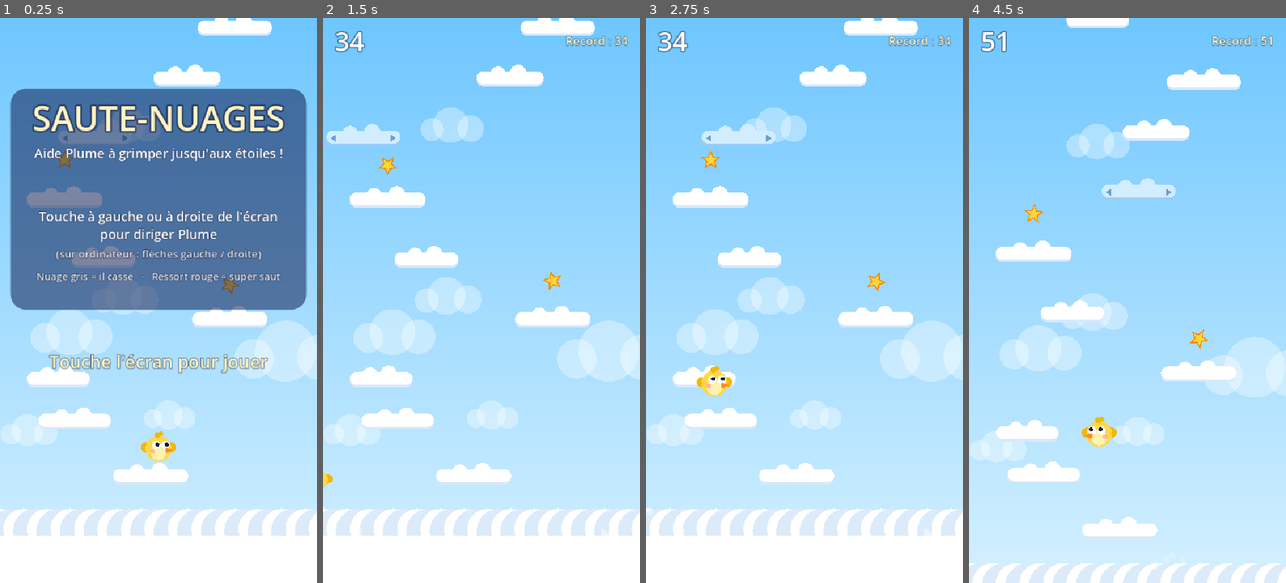
Above: before the commit, frames 1-4 (left to right).
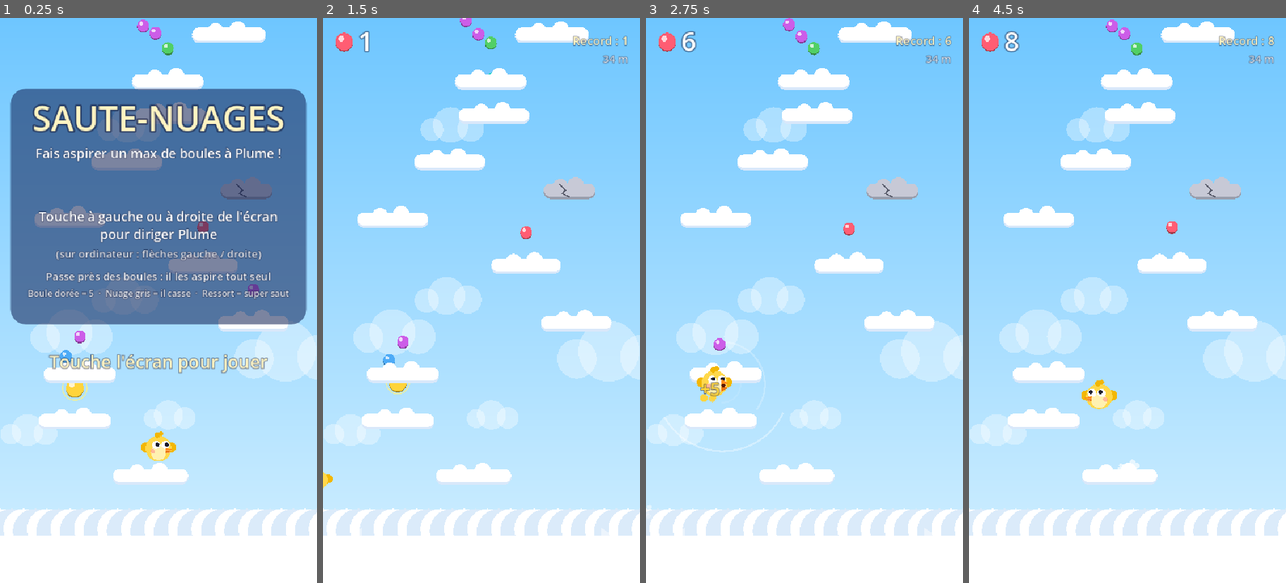
Above: after the commit, the same moments.

Repository: Ardalber/Saute-Nuages
Game: Godot game, scene res://main.tscn
The game is run twice, just before and just after one commit, with the same random seed, the same clock (stepped at 60 frames per second) and the same inputs.
Inputs (mouse positions are in pixels of both pictures, inside the frame that each line leads up to):
- Up to frame 1 (0.25 s): no input
- Up to frame 2 (1.5 s): tap Enter at 0.5, 0.6 s; move the mouse to (551, 272) at 0.52 s; hold Right 0.53-1.25 s; click (551, 272) at 0.67 s; tap Space at 0.77, 1.07 s; drag from (418, 328) to (465, 413) at 1.27 s
- Up to frame 3 (2.75 s): move the mouse to (836, 176) at 2.02 s; hold Right from 2.03 s (still down); tap Enter at 2.1 s
- Up to frame 4 (4.5 s): release Right at 2.75 s; drag from (1111, 413) to (1032, 215) at 2.77 s; move the mouse to (1222, 385) at 3.52 s; hold Left 3.53-4.25 s; tap Enter at 3.6 s; tap Space at 3.77, 4.07 s; drag from (1032, 215) to (1079, 159) at 4.27 s

The runs differ from the first frame. In frame 1, 11% of the frame differs, in the area x 3-97%, y 0-77%; in frame 2, 8.8%; in frame 3, 8.9%; in frame 4, 28%, in the area x 0-100%, y 0-100%.

Commit message:
Le but du jeu devient d'aspirer des boules
Co-Authored-By: Claude Opus 5.5 <noreply@anthropic.com>

Diff:
--- a/main.gd
+++ b/main.gd
@@ -1,7 +1,7 @@
 extends Node2D
 # SAUTE-NUAGES
-# Plume rebondit tout seul sur les nuages : on le dirige à gauche ou à droite
-# pour grimper le plus haut possible. Tout est dessiné par le code.
+# Plume rebondit tout seul sur les nuages : on le dirige à gauche ou à droite.
+# But du jeu : aspirer un maximum de boules. Tout est dessiné par le code.
 
 const W := 540.0                # largeur du jeu (la hauteur s'adapte à l'écran)
 const GRAVITY := 1900.0
@@ -12,6 +12,8 @@
 const R := 22.0                 # rayon de Plume
 const CLOUD_TOP := 16.0         # dessus du nuage par rapport à son centre
 const SAVE_PATH := "user://saute_nuages.json"
+const SUCK_R := 125.0           # portée de l'aspiration
+const BALL_COLORS := ["ff5d73", "4dabf7", "51cf66", "cc5de8", "ff922b", "22d3c5"]
 
 enum { TITLE, PLAY, OVER }
 enum { NORMAL, MOVING, FRAGILE, GROUND }
@@ -23,13 +25,16 @@
 var cam_y := 0.0
 var start_y := 0.0
 var top_y := 0.0
-var bonus := 0
+var combo := 0
+var combo_t := 0.0
+var sucking := 0.0
 var score := 0
 var best := 0
 var new_best := false
 var clouds: Array = []
-var stars: Array = []
+var balls: Array = []
 var puffs: Array = []
+var floats: Array = []
 var bg_stars: Array = []
 var bg_clouds: Array = []
 var next_y := 0.0
@@ -65,7 +70,7 @@
 func reset_game() -> void:
 	H = get_viewport_rect().size.y
 	clouds.clear()
-	stars.clear()
+	balls.clear()
 	puffs.clear()
 	cam_y = 0.0
 	start_y = H - 110.0
@@ -75,7 +80,7 @@
 	pos = Vector2(W * 0.5, start_y - CLOUD_TOP - R)
 	vel = Vector2(0.0, JUMP_V * 0.6)
 	top_y = pos.y
-	bonus = 0
+	combo = 0
 	score = 0
 	new_best = false
 	play_t = 0.0
@@ -84,7 +89,7 @@
 func start_play() -> void:
 	state = PLAY
 	play_t = 0.0
-	_sound("star")
+	_sound("spring")
 
 
 func game_over() -> void:
@@ -96,11 +101,28 @@
 		new_best = true
 		_save_best()
 	if autoplay:
-		print("PARTIE score=%d hauteur=%d" % [score, int((start_y - top_y) / 10.0)])
+		print("PARTIE boules=%d hauteur=%d" % [score, int((start_y - top_y) / 10.0)])
 
 
 func _difficulty(y: float) -> float:
 	return clampf((start_y - y) / 25000.0, 0.0, 1.0)
+
+
+func _add_balls(x: float, y: float, gap: float) -> void:
+	# Une boule, ou une petite file de boules en l'air entre deux nuages
+	var n := 1
+	var r := rng.randf()
+	if r < 0.25:
+		n = 3
+	elif r < 0.45:
+		n = 2
+	var dx := rng.randf_range(-40.0, 40.0)
+	for i in n:
+		var big := rng.randf() < 0.07
+		var bx := clampf(x + dx * i, 20.0, W - 20.0)
+		var col := Color("ffd43b") if big else Color(BALL_COLORS[rng.randi() % BALL_COLORS.size()])
+		balls.append({"x": bx, "y": y - i * minf(gap, 140.0) / n, "taken": false, "pull": false,
+			"v": 0.0, "ph": rng.randf() * TAU, "big": big, "col": col})
 
 
 func _cloud(x: float, y: float, w: float, type: int) -> Dictionary:
@@ -125,8 +147,8 @@
 			c.spring = true
 			c.spring_off = rng.randf_range(-w * 0.25, w * 0.25)
 		clouds.append(c)
-		if not c.spring and rng.randf() < 0.22:
-			stars.append({"x": x, "y": next_y - 62.0, "taken": false, "ph": rng.randf() * TAU})
+		if not c.spring and rng.randf() < 0.6:
+			_add_balls(x, next_y - 60.0, gap)
 		# Nuages fragiles en plus : ils ne cassent qu'après un rebond
 		if gap > 80.0 and rng.randf() < lerpf(0.1, 0.4, d):
 			var fw := rng.randf_range(80.0, 100.0)
@@ -161,7 +183,6 @@
 		if target < cam_y:
 			cam_y = target
 		top_y = minf(top_y, pos.y)
-		score = int((start_y - top_y) / 10.0) + bonus
 		_spawn_until(cam_y - 250.0)
 		if pos.y - cam_y > H + R * 2.0:
 			game_over()
@@ -175,6 +196,10 @@
 		p.p += p.v * delta
 		p.v *= 0.92
 	puffs = puffs.filter(func(p): return p.life > 0.0)
+	for f2 in floats:
+		f2.life -= delta
+		f2.p.y -= 60.0 * delta
+	floats = floats.filter(func(f2): return f2.life > 0.0)
 	queue_redraw()
 
 
@@ -222,13 +247,39 @@
 				_bounce(c)
 				break
 
+	combo_t -= delta
+	if combo_t <= 0.0:
+		combo = 0
+	sucking = maxf(0.0, sucking - delta * 3.0)
 	if state == PLAY:
-		for s in stars:
-			if not s.taken and pos.distance_to(Vector2(s.x, s.y)) < R + 18.0:
-				s.taken = true
-				bonus += 25
-				_sound("star")
-				_burst(Vector2(s.x, s.y), Color(1.0, 0.85, 0.25), 10)
+		# Aspiration : les boules proches filent en spirale vers le bec de Plume
+		var mouth := pos + Vector2(facing * 14.0, 2.0)
+		for b in balls:
+			if b.taken:
+				continue
+			var bp := Vector2(b.x, b.y)
+			var dist := bp.distance_to(mouth)
+			if not b.pull and dist < SUCK_R:
+				b.pull = true
+				_sound("suck")
+			if b.pull:
+				sucking = 1.0
+				b.v = minf(b.v + 2600.0 * delta, 1400.0)
+				var np := bp.move_toward(mouth, b.v * delta)
+				if np.distance_to(mouth) > 1.0:
+					np += (np - mouth).orthogonal().normalized() * minf(dist, 30.0) * 4.0 * delta
+				b.x = np.x
+				b.y = np.y
+				if np.distance_to(mouth) < 14.0:
+					b.taken = true
+					var gain := 5 if b.big else 1
+					score += gain
+					combo += 1
+					combo_t = 0.8
+					_pop(combo)
+					_burst(mouth, b.col, 6)
+					if b.big:
+						_float_text("+5", mouth, Color("ffd43b"))
 
 
 func _bounce(c: Dictionary) -> void:
@@ -249,7 +300,7 @@
 func _cleanup() -> void:
 	var limit := cam_y + H + 150.0
 	clouds = clouds.filter(func(c): return c.type == GROUND and state == TITLE or c.y < limit)
-	stars = stars.filter(func(s): return s.y < limit and not (s.taken and s.y > cam_y + H))
+	balls = balls.filter(func(b): return b.y < limit and not b.taken)
 
 
 func _burst(at: Vector2, col: Color, n: int) -> void:
@@ -346,9 +397,10 @@
 
 func _draw() -> void:
 	_draw_sky()
-	for s in stars:
-		if not s.taken:
-			_draw_star(_sp(s.x, s.y + sin(t * 3.0 + s.ph) * 5.0), 15.0, t * 1.5 + s.ph)
+	if state == PLAY and sucking > 0.0:
+		_draw_suction()
+	for b in balls:
+		_draw_ball(b)
 	for c in clouds:
 		_draw_cloud(c)
 	for p in puffs:
@@ -356,6 +408,10 @@
 		col.a *= clampf(p.life / 0.45, 0.0, 1.0)
 		draw_circle(p.p - Vector2(0, cam_y), p.r, col)
 	_draw_player()
+	for f2 in floats:
+		var fc: Color = f2.col
+		fc.a = clampf(f2.life * 2.0, 0.0, 1.0)
+		_text(f2.txt, f2.p - Vector2(W * 0.5, cam_y), 30, fc)
 	_draw_hud()
 
 
@@ -452,6 +508,36 @@
 	draw_rect(Rect2(base.x - 13.0, base.y - h - 5.0, 26.0, 6.0), Color(0.93, 0.25, 0.3))
 
 
+func _draw_ball(b: Dictionary) -> void:
+	var r := 15.0 if b.big else 10.0
+	var p := _sp(b.x, b.y)
+	if not b.pull:
+		p.y += sin(t * 3.0 + b.ph) * 5.0
+	else:
+		r *= clampf(Vector2(b.x, b.y).distance_to(pos) / 60.0, 0.45, 1.0)
+	if p.y < -30.0 or p.y > H + 30.0:
+		return
+	var col: Color = b.col
+	draw_circle(p + Vector2(0, 2), r, col.darkened(0.35))
+	draw_circle(p, r, col)
+	draw_circle(p + Vector2(-r * 0.35, -r * 0.35), r * 0.32, Color(1, 1, 1, 0.75))
+	if b.big:
+		draw_arc(p, r + 4.0 + sin(t * 6.0) * 2.0, 0.0, TAU, 24, Color(1, 0.95, 0.5, 0.7), 2.0)
+
+
+func _draw_suction() -> void:
+	# Arcs en spirale qui montrent l'aspiration autour du bec de Plume
+	var c := _sp(pos.x + facing * 14.0, pos.y + 2.0)
+	var a := 0.4 * sucking
+	for i in 3:
+		var rr := fposmod(SUCK_R - t * 160.0 - i * SUCK_R / 3.0, SUCK_R) + 12.0
+		draw_arc(c, rr, t * 4.0 + i, t * 4.0 + i + 2.2, 20, Color(1, 1, 1, a * (rr / SUCK_R)), 3.0)
+
+
+func _float_text(txt: String, at: Vector2, col: Color) -> void:
+	floats.append({"txt": txt, "p": at, "col": col, "life": 0.8})
+
+
 func _draw_star(c: Vector2, r: float, rot: float) -> void:
 	var pts := PackedVector2Array()
 	for i in 10:
@@ -485,8 +571,13 @@
 		draw_circle(e + look, 3.5, Color("1b1b2a"))
 	draw_circle(Vector2(-13 + facing * 3.0, 5), 4.0, Color(1, 0.5, 0.5, 0.5))
 	draw_circle(Vector2(13 + facing * 3.0, 5), 4.0, Color(1, 0.5, 0.5, 0.5))
-	draw_colored_polygon(PackedVector2Array([Vector2(facing * 12.0, -1), Vector2(facing * 25.0, 3),
-		Vector2(facing * 12.0, 8)]), Color("ff8c1a"))
+	var open := 6.0 * sucking
+	draw_colored_polygon(PackedVector2Array([Vector2(facing * 12.0, -1 - open), Vector2(facing * 25.0, 3 - open * 0.5),
+		Vector2(facing * 12.0, 3)]), Color("ff8c1a"))
+	draw_colored_polygon(PackedVector2Array([Vector2(facing * 12.0, 4), Vector2(facing * 23.0, 5 + open * 0.5),
+		Vector2(facing * 12.0, 8 + open)]), Color("e8730c"))
+	if open > 1.0:
+		draw_circle(Vector2(facing * 15.0, 3.5), open * 0.5, Color("5a1a00"))
 	draw_set_transform(Vector2.ZERO, 0.0, Vector2.ONE)
 
 
@@ -501,20 +592,25 @@
 		var panel := StyleBoxFlat.new()
 		panel.bg_color = Color(0.06, 0.12, 0.32, 0.55)
 		panel.set_corner_radius_all(26)
-		draw_style_box(panel, Rect2(18, H * 0.2 - 72, W - 36, H * 0.16 + 72 + (190.0 if best > 0 else 150.0)))
+		draw_style_box(panel, Rect2(18, H * 0.2 - 72, W - 36, H * 0.16 + 72 + (215.0 if best > 0 else 175.0)))
 		_text("SAUTE-NUAGES", Vector2(0, H * 0.2), 58, Color("fff4c2"))
-		_text("Aide Plume à grimper jusqu'aux étoiles !", Vector2(0, H * 0.2 + 46), 22, Color.WHITE)
+		_text("Fais aspirer un max de boules à Plume !", Vector2(0, H * 0.2 + 46), 22, Color.WHITE)
 		_text("Touche à gauche ou à droite de l'écran", Vector2(0, H * 0.36), 22, Color.WHITE)
 		_text("pour diriger Plume", Vector2(0, H * 0.36 + 30), 22, Color.WHITE)
 		_text("(sur ordinateur : flèches gauche / droite)", Vector2(0, H * 0.36 + 62), 18, Color(1, 1, 1, 0.85))
-		_text("Nuage gris = il casse   ·   Ressort rouge = super saut", Vector2(0, H * 0.36 + 100), 17, Color(1, 1, 1, 0.85))
+		_text("Passe près des boules : il les aspire tout seul", Vector2(0, H * 0.36 + 100), 18, Color(1, 1, 1, 0.9))
+		_text("Boule dorée = 5  ·  Nuage gris = il casse  ·  Ressort = super saut", Vector2(0, H * 0.36 + 128), 15, Color(1, 1, 1, 0.85))
 		if best > 0:
-			_text("Record : %d" % best, Vector2(0, H * 0.36 + 142), 24, Color("ffe066"))
+			_text("Record : %d boules" % best, Vector2(0, H * 0.36 + 168), 24, Color("ffe066"))
 		if blink:
 			_text("Touche l'écran pour jouer", Vector2(0, H * 0.62), 30, Color("fff4c2"))
 		return
 
-	_text(str(score), Vector2(20, 56), 44, Color.WHITE, HORIZONTAL_ALIGNMENT_LEFT, W - 40)
+	draw_circle(Vector2(36, 42), 15.0, Color("ff5d73").darkened(0.35))
+	draw_circle(Vector2(36, 40), 15.0, Color("ff5d73"))
+	draw_circle(Vector2(31, 35), 5.0, Color(1, 1, 1, 0.75))
+	_text(str(score), Vector2(60, 56), 44, Color.WHITE, HORIZONTAL_ALIGNMENT_LEFT, W - 80)
+	_text("%d m" % int((start_y - top_y) / 10.0), Vector2(20, 76), 18, Color(1, 1, 1, 0.8), HORIZONTAL_ALIGNMENT_RIGHT, W - 40)
 	_text("Record : %d" % maxi(best, score), Vector2(20, 46), 20, Color("fff4c2"), HORIZONTAL_ALIGNMENT_RIGHT, W - 40)
 
 	if state == PLAY and play_t < 4.0:
@@ -526,7 +622,7 @@
 	if state == OVER:
 		draw_rect(Rect2(0, 0, W, H), Color(0.02, 0.03, 0.12, minf(0.45, over_t)))
 		_text("Plume est tombé !", Vector2(0, H * 0.3), 44, Color("fff4c2"))
-		_text("Score : %d" % score, Vector2(0, H * 0.3 + 70), 36, Color.WHITE)
+		_text("Boules aspirées : %d" % score, Vector2(0, H * 0.3 + 70), 34, Color.WHITE)
 		if new_best:
 			_text("Nouveau record !", Vector2(0, H * 0.3 + 120), 30, Color("ffe066"))
 		else:
@@ -542,6 +638,7 @@
 		"jump": [320.0, 720.0, 0.11, 0.35, false],
 		"spring": [260.0, 1300.0, 0.32, 0.4, false],
 		"star": [880.0, 1500.0, 0.16, 0.3, false],
+		"suck": [500.0, 260.0, 0.12, 0.12, false],
 		"break": [0.0, 0.0, 0.2, 0.35, true],
 		"fall": [620.0, 140.0, 0.6, 0.35, false],
 	}
@@ -573,6 +670,15 @@
 	return w
 
 
+func _pop(n: int) -> void:
+	# « Pop » de plus en plus aigu quand on enchaîne les boules
+	if autoplay:
+		return
+	var p: AudioStreamPlayer = sfx["star"]
+	p.pitch_scale = minf(0.8 + n * 0.08, 2.0)
+	p.play()
+
+
 func _sound(k: String) -> void:
 	if sfx.has(k) and not autoplay:
 		sfx[k].play()
@@ -585,7 +691,7 @@
 		var f := FileAccess.open(SAVE_PATH, FileAccess.READ)
 		var data = JSON.parse_string(f.get_as_text())
 		if data is Dictionary:
-			best = int(data.get("best", 0))
+			best = int(data.get("best_boules", 0))
 
 
 func _save_best() -> void:
@@ -593,4 +699,4 @@
 		return
 	var f := FileAccess.open(SAVE_PATH, FileAccess.WRITE)
 	if f:
-		f.store_string(JSON.stringify({"best": best}))
+		f.store_string(JSON.stringify({"best_boules": best}))
Not shown, changed: docs/index.pck
